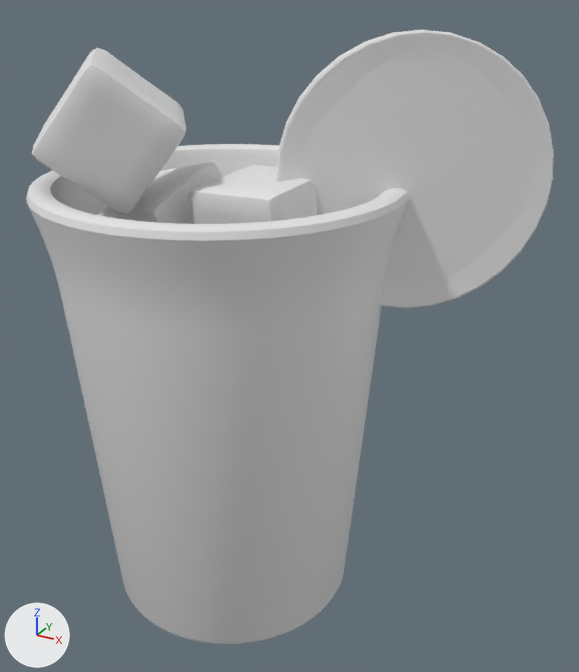
The OBJ model public/assets/drink-baked/blog0085.obj: old version first, new version second.
The view is the same before and after, from a 50 mm camera at (3.42, -5.13, 5.07) aimed at (0.54, 0.1, 2.46). The lights are fixed; the arrows at lower left show +X, +Y and +Z. The picture after the commit comes second. Where no turn or scale is listed for an object, it has been applied to the vertices.
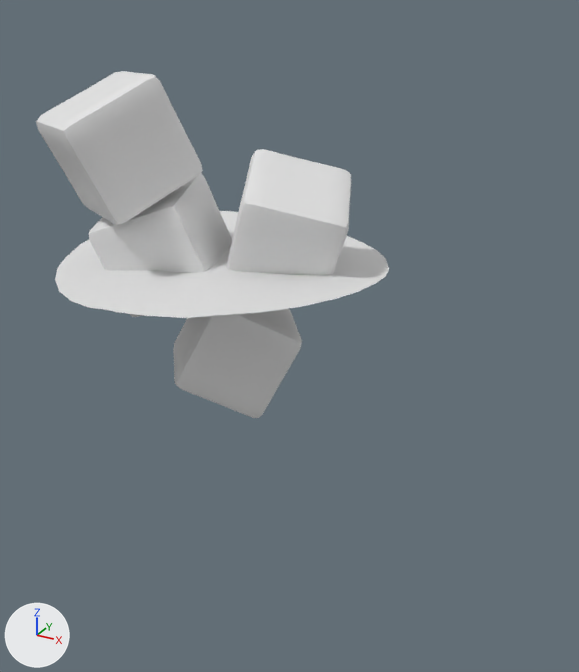
Where the change shows, as pixel boxes [x1, y1, x2, y2] in the pictures (579 x 672 px; the box of a moved part takes in the faces that stretch with it):
'Cylinder', deleted
    before: [26, 144, 409, 644]
'Circle.001', deleted
    before: [276, 29, 554, 308]
'Cube.003', reshaped (8% wider, 7% shorter)
    before: [32, 48, 186, 214]
    after: [36, 71, 203, 225]
'Cube.002', reshaped
    before: [188, 165, 317, 224]
    after: [226, 149, 351, 303]
'Cube.001', reshaped
    before: [98, 162, 222, 224]
    after: [89, 173, 232, 317]
part 1 of me_cube, moved or reshaped (not visible before)
    after: [173, 309, 302, 418]
part 5 of me_plane, moved or reshaped (not visible before)
    after: [55, 211, 389, 318]

Diff of the bpy script that builds the scene:
```diff
--- a/public/assets/drink-baked/blog0085.obj.py
+++ b/public/assets/drink-baked/blog0085.obj.py
@@ me_cube @@
 # used by ob_cube; location = (0.0, 0.0, 0.0)
-me_cube.from_pydata(...)  # 386 vertices, 384 faces; spans x -0.643..0.631, y -0.637..0.614, z 1.793..2.878
+me_cube.from_pydata(...)  # 386 vertices, 384 faces; spans x -0.571..0.679, y -0.56..0.637, z 1.769..2.807
+# me_cube part 1: the whole mesh is multiplied about its middle by the matrix ((-0.938, -0.326, 0.117), (-0.007, 0.356, 0.934), (-0.346, 0.876, -0.336)), then moved by (0.06, 0.05, -0.047)
@@ me_cube_001 @@
 # used by ob_cube_001; location = (0.0, 0.0, 0.0)
-me_cube_001.from_pydata(...)  # 386 vertices, 384 faces; spans x -0.984..0.039, y -0.525..0.535, z 2.665..3.766
+me_cube_001.from_pydata(...)  # 386 vertices, 384 faces; spans x -0.992..0.127, y -0.708..0.361, z 2.63..3.683
+# me_cube_001 part 2: the whole mesh is multiplied about its middle by the matrix ((0.907, -0.396, -0.142), (0.416, 0.896, 0.159), (0.064, -0.203, 0.977)), then moved by (0.04, -0.178, -0.059)
@@ me_cube_002 @@
 # used by ob_cube_002; location = (0.0, 0.0, 0.0)
-me_cube_002.from_pydata(...)  # 386 vertices, 384 faces; spans x -0.042..0.886, y -0.521..0.408, z 2.913..3.808
+me_cube_002.from_pydata(...)  # 386 vertices, 384 faces; spans x -0.097..1.081, y -0.389..0.747, z 2.791..3.892
+# me_cube_002 part 3: the whole mesh is multiplied about its middle by the matrix ((0.216, -0.921, 0.325), (-0.184, -0.365, -0.912), (0.959, 0.137, -0.248)), then moved by (0.07, 0.235, -0.019)
@@ me_cube_003 @@
 # used by ob_cube_003; location = (0.0, 0.0, 0.0)
-me_cube_003.from_pydata(...)  # 386 vertices, 384 faces; spans x -1.251..0.029, y -1.112..0.101, z 3.532..4.638
+me_cube_003.from_pydata(...)  # 386 vertices, 384 faces; spans x -1.155..0.004, y -1.081..0.133, z 3.451..4.49
+# me_cube_003 part 4: the whole mesh is multiplied about its middle by the matrix ((0.668, -0.525, -0.528), (-0.006, 0.705, -0.709), (0.744, 0.476, 0.468)), then moved by (0.035, 0.031, -0.114)
@@ me_plane @@
 # used by ob_plane; location = (0.0, 0.0, 0.0)
-me_plane.from_pydata(...)  # 254 vertices, 74 faces; spans x -1.31..1.31, y -1.3..1.3, z 3.0..3.1
+me_plane.from_pydata(...)  # 230 vertices, 171 faces; spans x -1.31..1.31, y -1.31..1.31, z 3.0..3.1
+# me_plane part 5: 16 vertices moved from x -1.31..1.31, y -1.3..1.3, z 3.05..3.1 to x -1.31..1.31, y -1.31..1.31, z 3.03..3.1; 180 vertices removed from x -1.3..1.3, y -1.28..1.28, z 3.0..3.1; 156 vertices added at x -1.29..1.29, y -1.28..1.28, z 3.0..3.09
@@ ob_circle_001 @@
-ob_circle_001 = bpy.data.objects.new('Circle.001', me_circle_001)
-ob_circle_001.location = (0.0, 0.0, 0.0)
@@ ob_cylinder @@
-ob_cylinder = bpy.data.objects.new('Cylinder', me_cylinder)
-ob_cylinder.location = (0.0, 0.0, 0.0)
```
